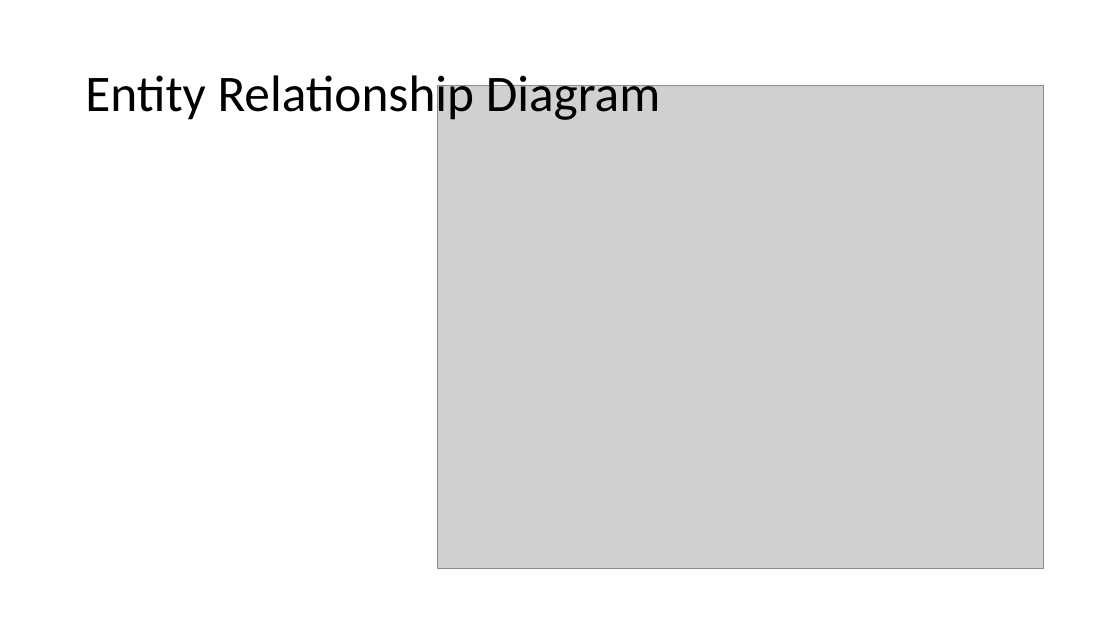
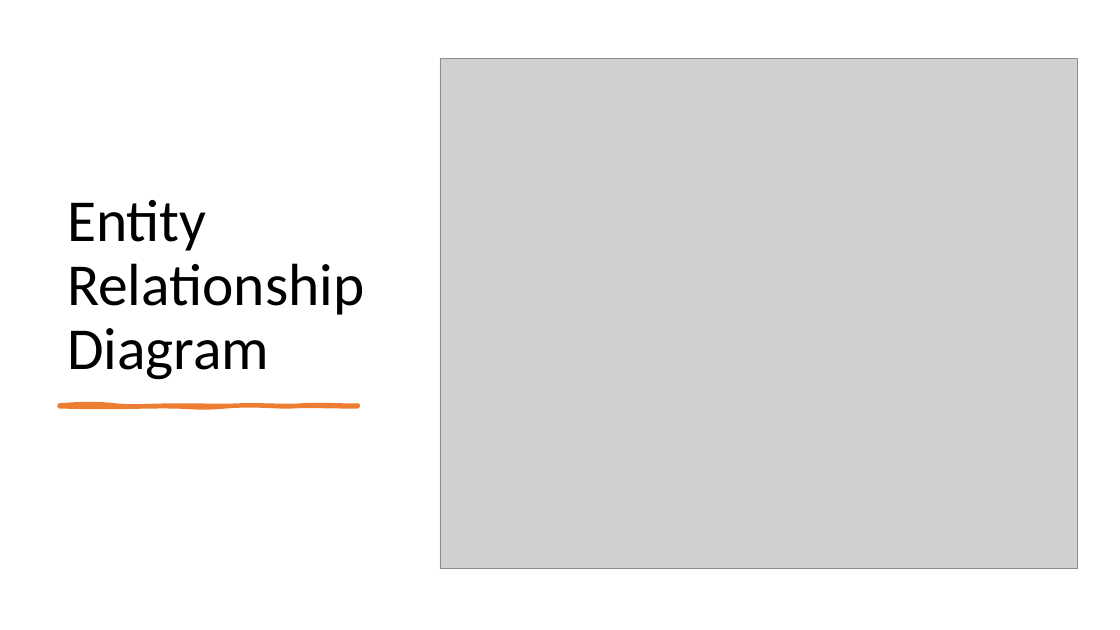
Before and after one commit to joelmichaelavery/Moffat-Bay, a slide deck: slide 10 of CSD460 CAPSTONE PRESENTATION.pptx. Drawn at 1120x630 pixels with LibreOffice and Linux fonts; fonts in the diff are those of the drawing; grey boxes stand for pictures. Boxes give left, top, right and bottom in pixels: in the first picture for what was removed or moved away, otherwise in the second. Text is boxed around its words. In the diff, an @@ line names an element or a change of style, - is before the commit and + after.

```diff
--- a/CSD460 CAPSTONE PRESENTATION.pptx
+++ b/CSD460 CAPSTONE PRESENTATION.pptx
@@ title "Entity Relationship Diagram": place and size @@
-title "Entity Relationship Diagram" at box(85, 68, 660, 123)
+title "Entity Relationship Diagram" at box(67, 200, 364, 380)
@@ title "Entity Relationship Diagram" at box(67, 200, 364, 380): size 44 to 51 pt; vertical alignment middle to bottom @@
@@ picture: place and size @@
-picture at box(438, 86, 1044, 569)
+picture at box(440, 59, 1078, 569)
@@ freeform shape added at box(59, 405, 358, 407), fill #ED7D31, outline #ED7D31 3 pt @@
```
Also in this commit, not shown: 14 other slides changed.
